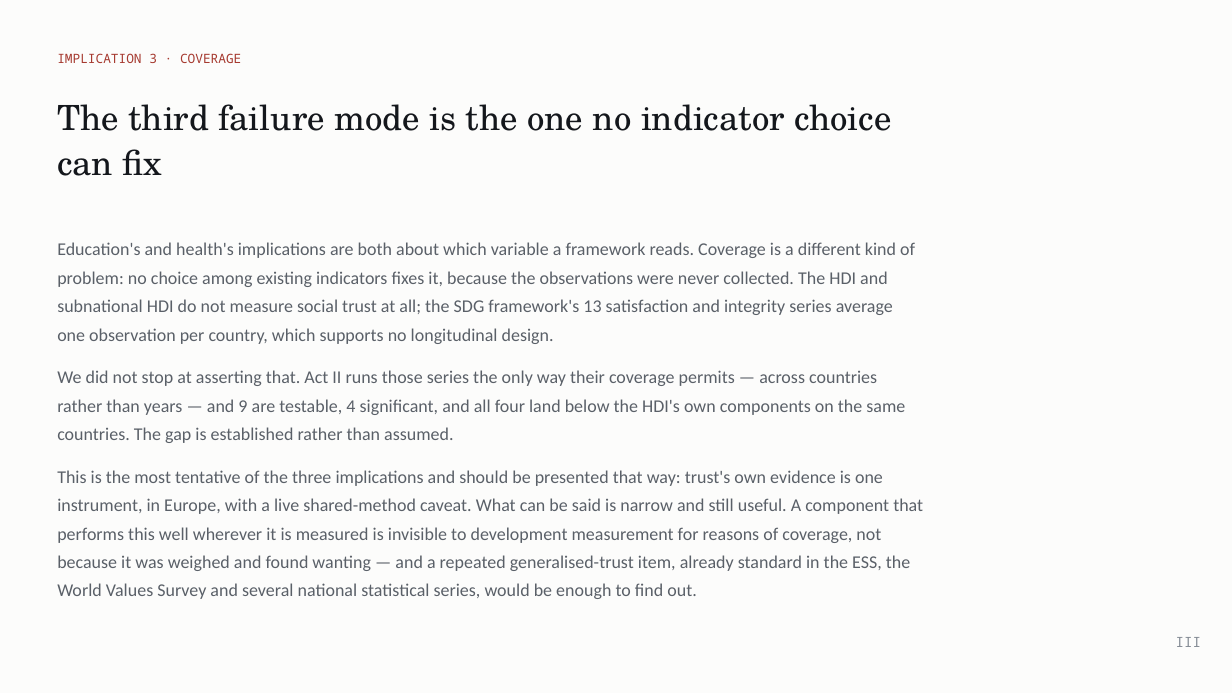
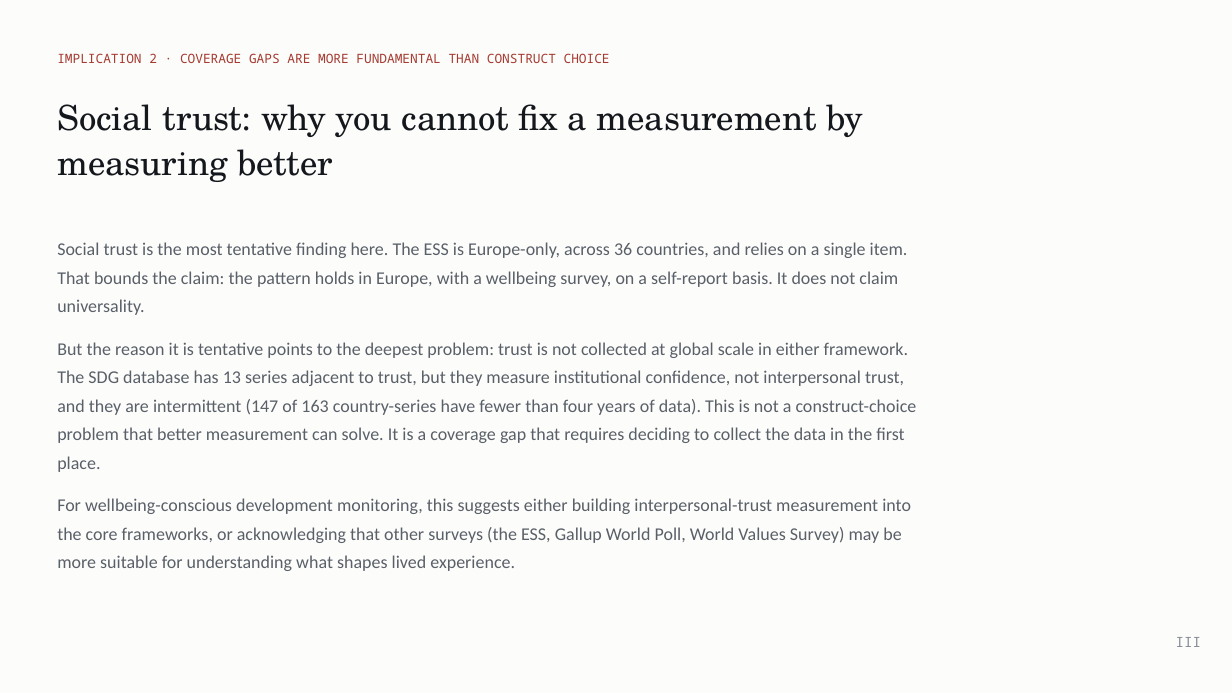
Before and after one commit to cwejnert/HDI-Happiness, a slide deck: slide 19 of deck/Measured_Where_It_Varies.pptx (slide 28 before the commit). Drawn at 1232x693 pixels with LibreOffice and Linux fonts; fonts in the diff are those of the drawing. Boxes give left, top, right and bottom in pixels: in the first picture for what was removed or moved away, otherwise in the second. Text is boxed around its words. In the diff, an @@ line names an element or a change of style, - is before the commit and + after.

```diff
--- a/deck/Measured_Where_It_Varies.pptx
+++ b/deck/Measured_Where_It_Varies.pptx
@@ text at [57, 53, 610, 63]: text changed @@
-IMPLICATION 3 · COVERAGE
+IMPLICATION 2 · COVERAGE GAPS ARE MORE FUNDAMENTAL THAN CONSTRUCT CHOICE
@@ text at [57, 104, 864, 182]: text changed @@
-The third failure mode is the one no indicator choice can fix
+Social trust: why you cannot fix a measurement by measuring better
@@ text at [57, 242, 917, 571]: text changed @@
-Education's and health's implications are both about which variable a framework reads. Coverage is a different kind of problem: no choice among existing indicators fixes it, because the observations were never collected. The HDI and subnational HDI do not measure social trust at all; the SDG framework's 13 satisfaction and integrity series average one observation per country, which supports no longitudinal design.
-We did not stop at asserting that. Act II runs those series the only way their coverage permits — across countries rather than years — and 9 are testable, 4 significant, and all four land below the HDI's own components on the same countries. The gap is established rather than assumed.
-This is the most tentative of the three implications and should be presented that way: trust's own evidence is one instrument, in Europe, with a live shared-method caveat. What can be said is narrow and still useful. A component that performs this well wherever it is measured is invisible to development measurement for reasons of coverage, not because it was weighed and found wanting — and a repeated generalised-trust item, already standard in the ESS, the World Values Survey and several national statistical series, would be enough to find out.
+Social trust is the most tentative finding here. The ESS is Europe-only, across 36 countries, and relies on a single item. That bounds the claim: the pattern holds in Europe, with a wellbeing survey, on a self-report basis. It does not claim universality.
+But the reason it is tentative points to the deepest problem: trust is not collected at global scale in either framework. The SDG database has 13 series adjacent to trust, but they measure institutional confidence, not interpersonal trust, and they are intermittent (147 of 163 country-series have fewer than four years of data). This is not a construct-choice problem that better measurement can solve. It is a coverage gap that requires deciding to collect the data in the first place.
+For wellbeing-conscious development monitoring, this suggests either building interpersonal-trust measurement into the core frameworks, or acknowledging that other surveys (the ESS, Gallup World Poll, World Values Survey) may be more suitable for understanding what shapes lived experience.
```
Also in this commit, not shown: 17 other slides changed, 4 slides added, 24 slides removed, 2 other files.
